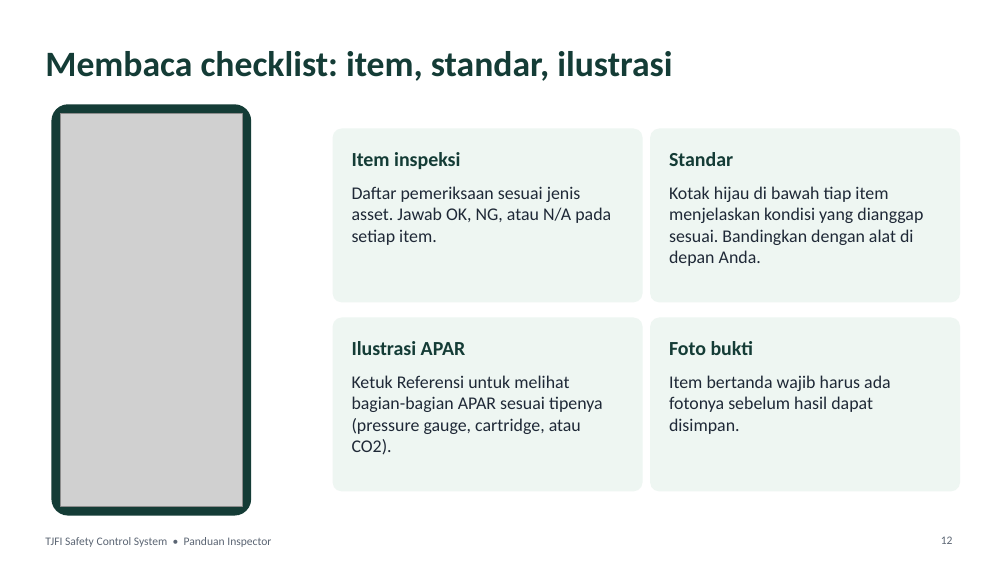
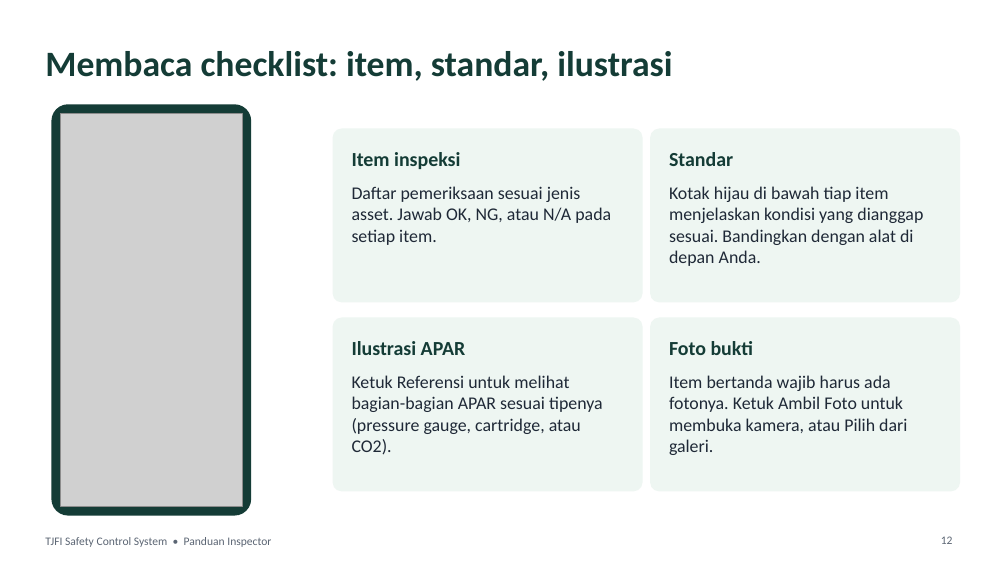
Before and after one commit to tjforge-hse/tjforge-hse.github.io, a slide deck: slide 12 of panduan-inspector.pptx. Drawn at 1008x567 pixels with LibreOffice and Linux fonts; fonts in the diff are those of the drawing; grey boxes stand for pictures. Boxes give left, top, right and bottom in pixels: in the first picture for what was removed or moved away, otherwise in the second. Text is boxed around its words. In the diff, an @@ line names an element or a change of style, - is before the commit and + after.

```diff
--- a/panduan-inspector.pptx
+++ b/panduan-inspector.pptx
@@ text at [669,375,907,455]: text changed @@
-Item bertanda wajib harus ada fotonya sebelum hasil dapat disimpan.
+Item bertanda wajib harus ada fotonya. Ketuk Ambil Foto untuk membuka kamera, atau Pilih dari galeri.
```
Also in this commit, not shown: 4 other slides changed, 1 other file.
